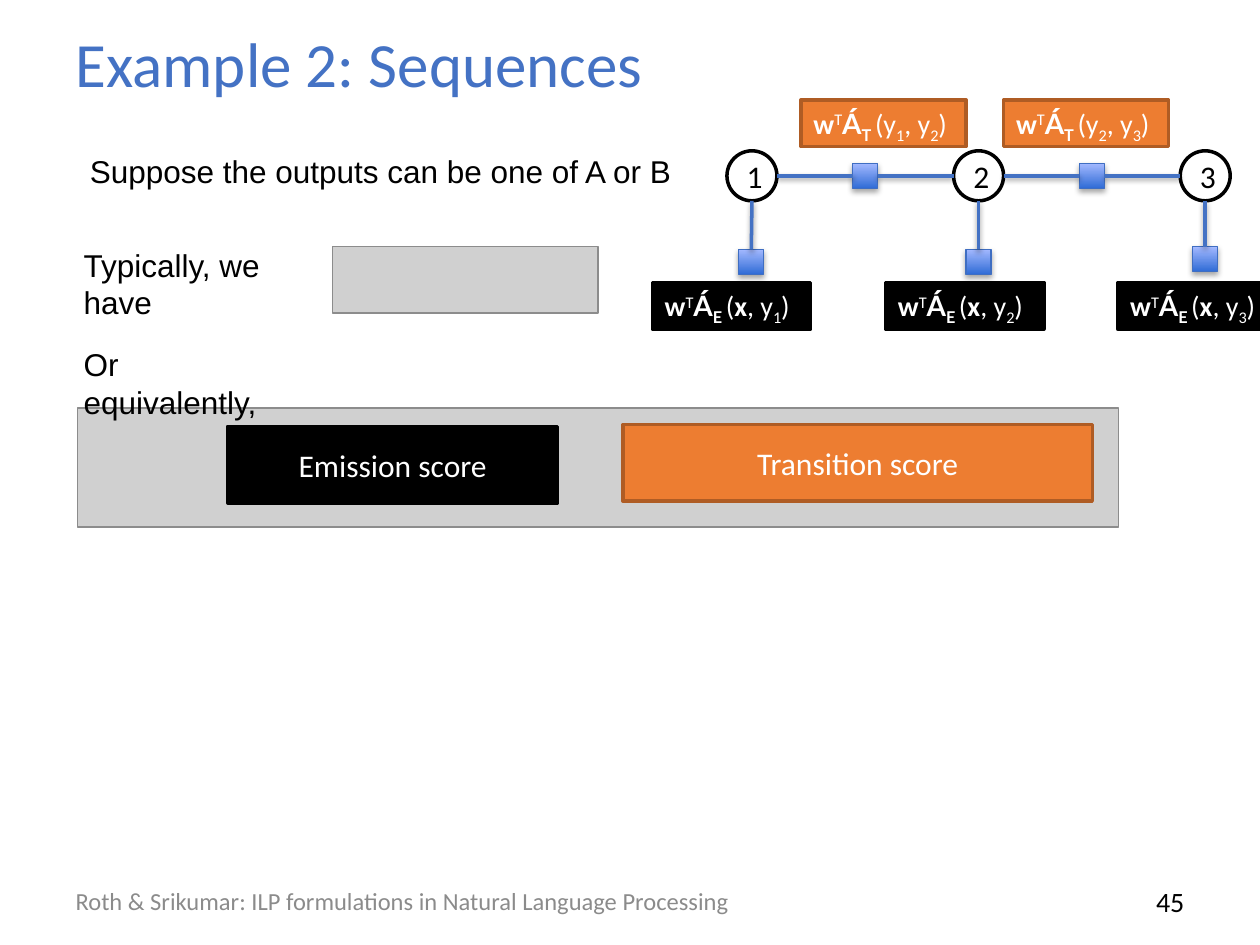
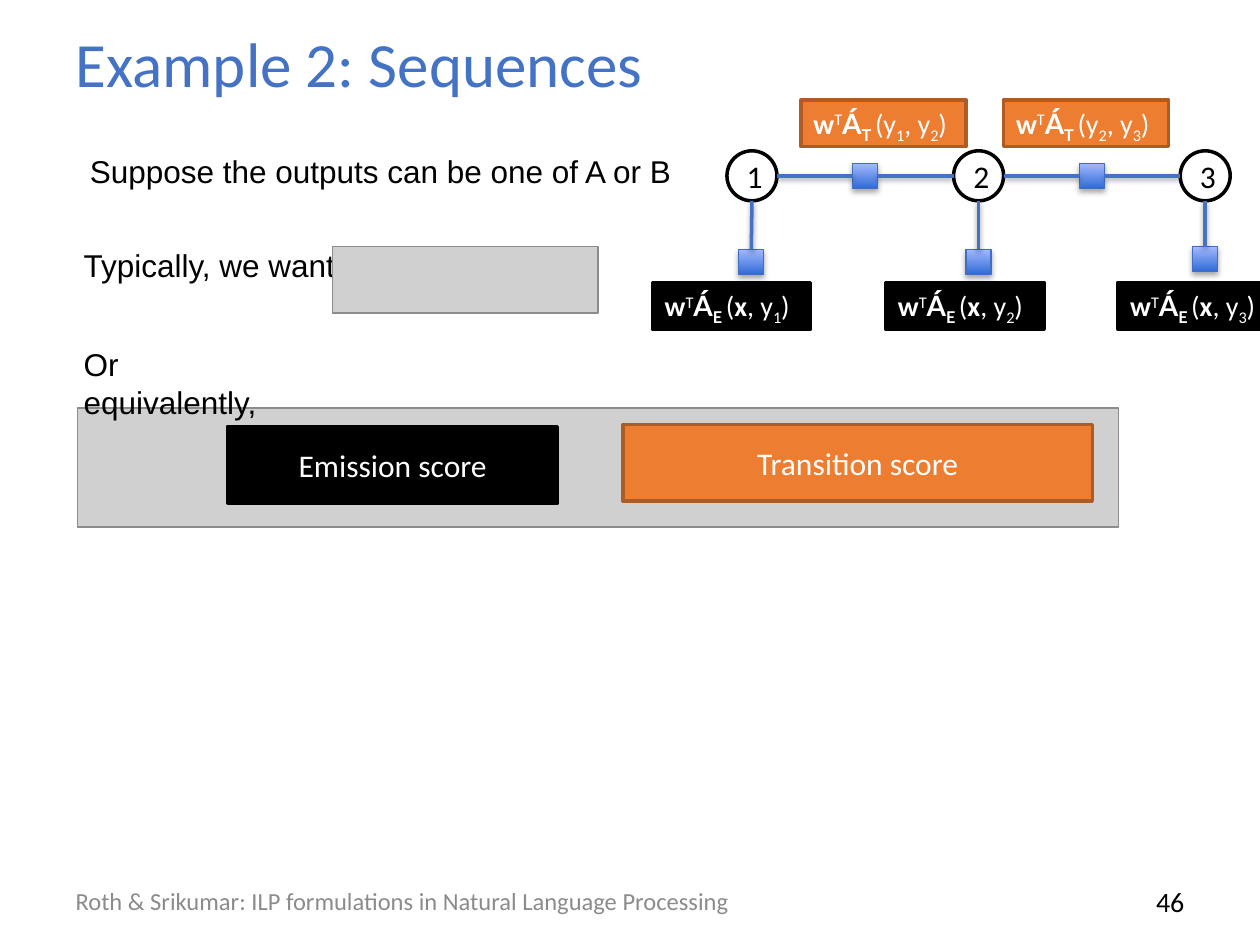
Before and after one commit to ilpinference/ilpinference.github.io, a slide deck: slide 47 of eacl2017/slides/modeling.pptx (slide 46 before the commit). Drawn at 1260x945 pixels with LibreOffice and Linux fonts; fonts in the diff are those of the drawing; grey boxes stand for pictures. Boxes give left, top, right and bottom in pixels: in the first picture for what was removed or moved away, otherwise in the second. Text is boxed around its words. In the diff, an @@ line names an element or a change of style, - is before the commit and + after.

```diff
--- a/eacl2017/slides/modeling.pptx
+++ b/eacl2017/slides/modeling.pptx
@@ text at (84, 252, 334, 283): text changed @@
-Typically, we have
+Typically, we want
@@ page number at (1156, 893, 1184, 913): text changed @@
-45
+46
```
Also in this commit, not shown: 19 other slides changed, 1 slide added, 3 other files.
